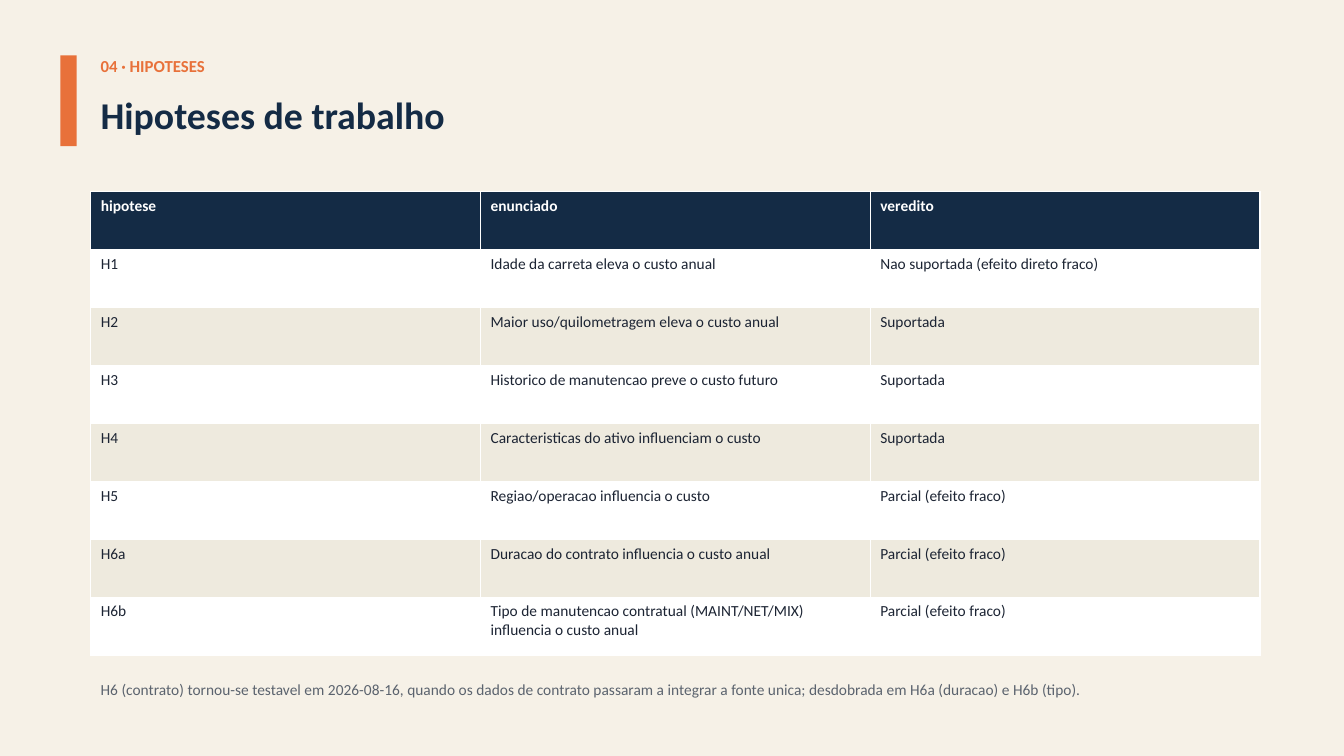
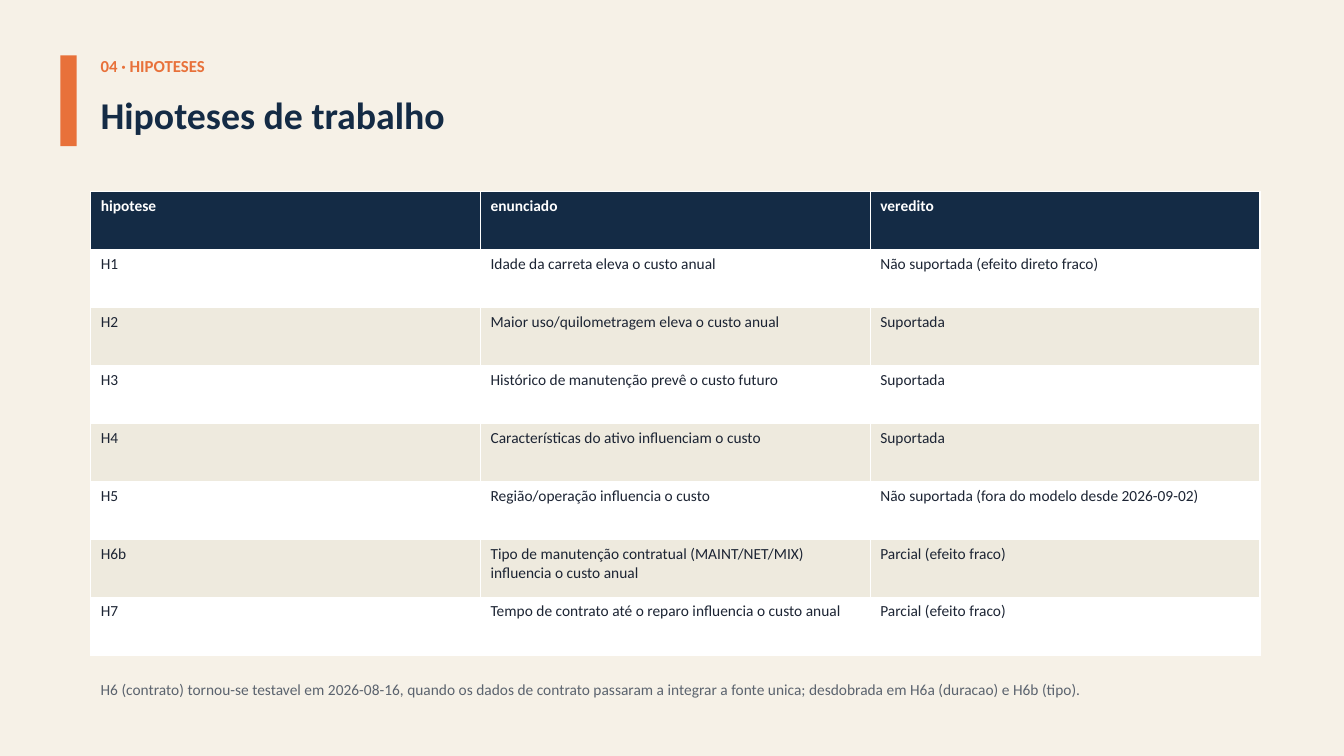
Before and after one commit to giovanicani/quatro_norte, a slide deck: slide 5 of docs/entregas/Apresentacao_QuatroNorte.pptx. Drawn at 1344x756 pixels with LibreOffice and Linux fonts; fonts in the diff are those of the drawing. Boxes give left, top, right and bottom in pixels: in the first picture for what was removed or moved away, otherwise in the second. Text is boxed around its words. In the diff, an @@ line names an element or a change of style, - is before the commit and + after.

```diff
--- a/docs/entregas/Apresentacao_QuatroNorte.pptx
+++ b/docs/entregas/Apresentacao_QuatroNorte.pptx
@@ table at (x1=91, y1=192, x2=1261, y2=655) @@
-row 2, column 3: Nao suportada (efeito direto fraco)
+row 2, column 3: Não suportada (efeito direto fraco)
-row 4, column 2: Historico de manutencao preve o custo futuro
+row 4, column 2: Histórico de manutenção prevê o custo futuro
-row 5, column 2: Caracteristicas do ativo influenciam o custo
+row 5, column 2: Características do ativo influenciam o custo
-row 6, column 2: Regiao/operacao influencia o custo
+row 6, column 2: Região/operação influencia o custo
-row 6, column 3: Parcial (efeito fraco)
+row 6, column 3: Não suportada (fora do modelo desde 2026-09-02)
-row 7, column 1: H6a
+row 7, column 1: H6b
-row 7, column 2: Duracao do contrato influencia o custo anual
+row 7, column 2: Tipo de manutenção contratual (MAINT/NET/MIX) influencia o custo anual
-row 8, column 1: H6b
+row 8, column 1: H7
-row 8, column 2: Tipo de manutencao contratual (MAINT/NET/MIX) influencia o custo anual
+row 8, column 2: Tempo de contrato até o reparo influencia o custo anual
```
Also in this commit, not shown: 7 other slides changed, 40 other files.
